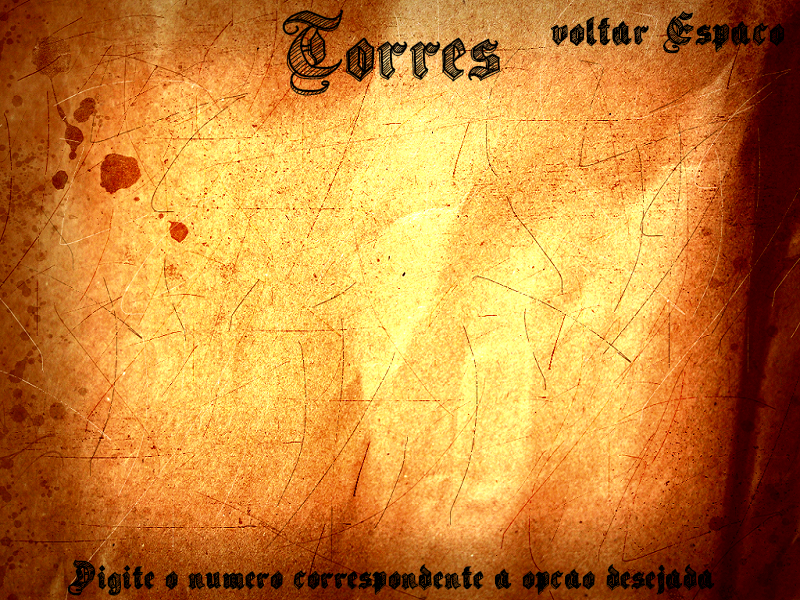
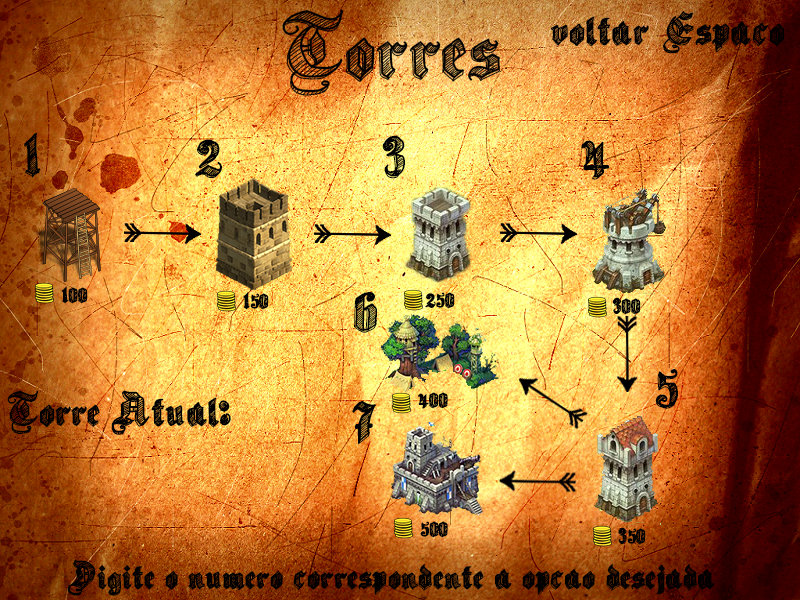
The second 800px x 600px image is a revision of the first. Changes to its layers:
added layer "Torre Atual:" above "voltar Espaco" over [7, 390, 231, 435]
added layer "Torre Madeira" above "Torre Pedra 1" over [34, 188, 102, 282]
added layer "Torre Pedra 1" above "Torre Antiga" over [403, 187, 471, 283]
added layer "Torre Antiga" above "Torre Pedra 2" over [216, 178, 292, 290]
added layer "Torre Pedra 2" above "Torre Pedra 3" over [587, 187, 668, 294]
added layer "Torre Pedra 3" above "Campo de Arqueiros" over [589, 413, 665, 525]
added layer "Campo de Arqueiros" above "Torre Final" over [381, 314, 501, 392]
added layer "Torre Final" above "7" over [388, 422, 485, 516]
added layer "7" above "250" over [352, 401, 376, 445]
added layer "250" above "150" over [425, 292, 455, 309]
added layer "150" above "2 3 4 6" over [243, 292, 269, 310]
added layer "2 3 4 6" above "100" over [195, 135, 678, 409]
added layer "100" above "Moedas1" over [61, 286, 88, 304]
added layer "1" above "400" over [24, 132, 41, 178]
added layer "400" above "500" over [418, 392, 448, 409]
added layer "500" above "350" over [420, 521, 448, 538]
added layer "350" above "300" over [618, 527, 646, 545]
added layer "300" above "Seta 6" over [612, 297, 641, 315]
added layer "Seta 6" above "Seta 5" over [498, 470, 577, 493]
added layer "Seta 5" above "Seta 4" over [518, 377, 588, 430]
added layer "Seta 4" above "Seta 3" over [616, 316, 638, 392]
added layer "Seta 3" above "Seta 2" over [500, 223, 577, 245]
added layer "Seta 2" above "Seta 1" over [314, 224, 391, 246]
added layer "Seta 1" above "Camada 0" over [124, 223, 201, 245]
…and 7 more changes (7 added)
